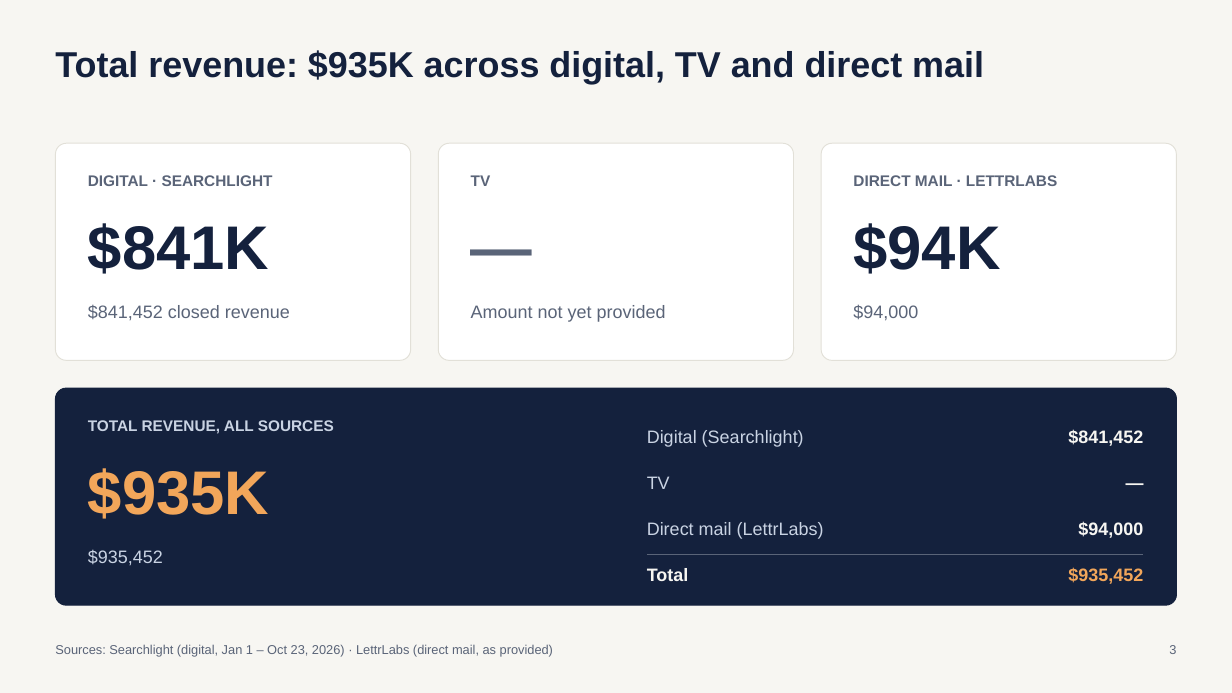
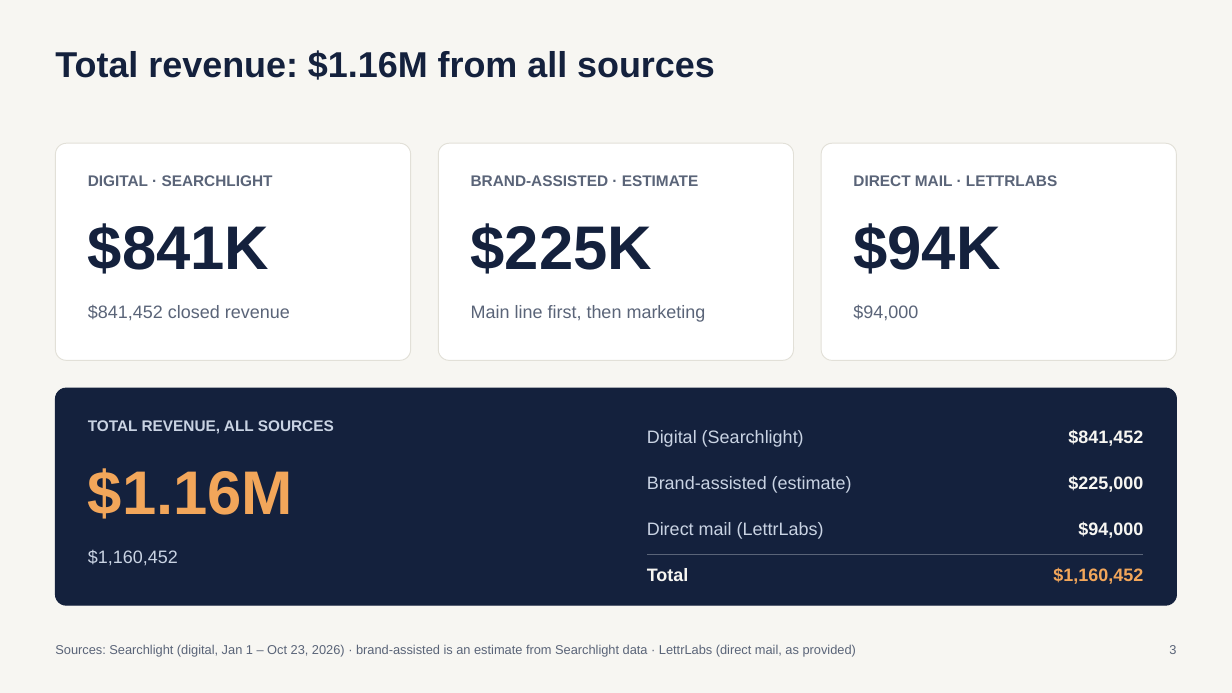
Before and after one commit to MktgCAP/Searchlight-YTD-Analysis, a slide deck: slide 3 of Coastal-Air-Plus-YTD-Performance-Oct23-2026.pptx. Drawn at 1232x693 pixels with LibreOffice and Linux fonts; fonts in the diff are those of the drawing. Boxes give left, top, right and bottom in pixels: in the first picture for what was removed or moved away, otherwise in the second. Text is boxed around its words. In the diff, an @@ line names an element or a change of style, - is before the commit and + after.

```diff
--- a/Coastal-Air-Plus-YTD-Performance-Oct23-2026.pptx
+++ b/Coastal-Air-Plus-YTD-Performance-Oct23-2026.pptx
@@ text at (x1=55, y1=50, x2=715, y2=80): text changed @@
-Total revenue: $935K across digital, TV and direct mail
+Total revenue: $1.16M from all sources
@@ text at (x1=471, y1=175, x2=699, y2=186): text changed @@
-TV
+BRAND-ASSISTED · ESTIMATE
@@ text at (x1=471, y1=223, x2=652, y2=274): text changed; text colour #5A6478 to #14213D @@
-—
+$225K
@@ text at (x1=471, y1=305, x2=706, y2=322): text changed @@
-Amount not yet provided
+Main line first, then marketing
@@ text at (x1=88, y1=468, x2=293, y2=519): text changed @@
-$935K
+$1.16M
@@ text at (x1=647, y1=476, x2=852, y2=493): text changed @@
-TV
+Brand-assisted (estimate)
@@ text at (x1=1068, y1=475, x2=1143, y2=492): text changed @@
-—
+$225,000
@@ text at (x1=88, y1=550, x2=178, y2=565): text changed @@
-$935,452
+$1,160,452
@@ text at (x1=1053, y1=567, x2=1143, y2=584): text changed @@
-$935,452
+$1,160,452
@@ text at (x1=55, y1=644, x2=856, y2=657): text changed @@
-Sources: Searchlight (digital, Jan 1 – Oct 23, 2026) · LettrLabs (direct mail, as provided)
+Sources: Searchlight (digital, Jan 1 – Oct 23, 2026) · brand-assisted is an estimate from Searchlight data · LettrLabs (direct mail, as provided)
```
